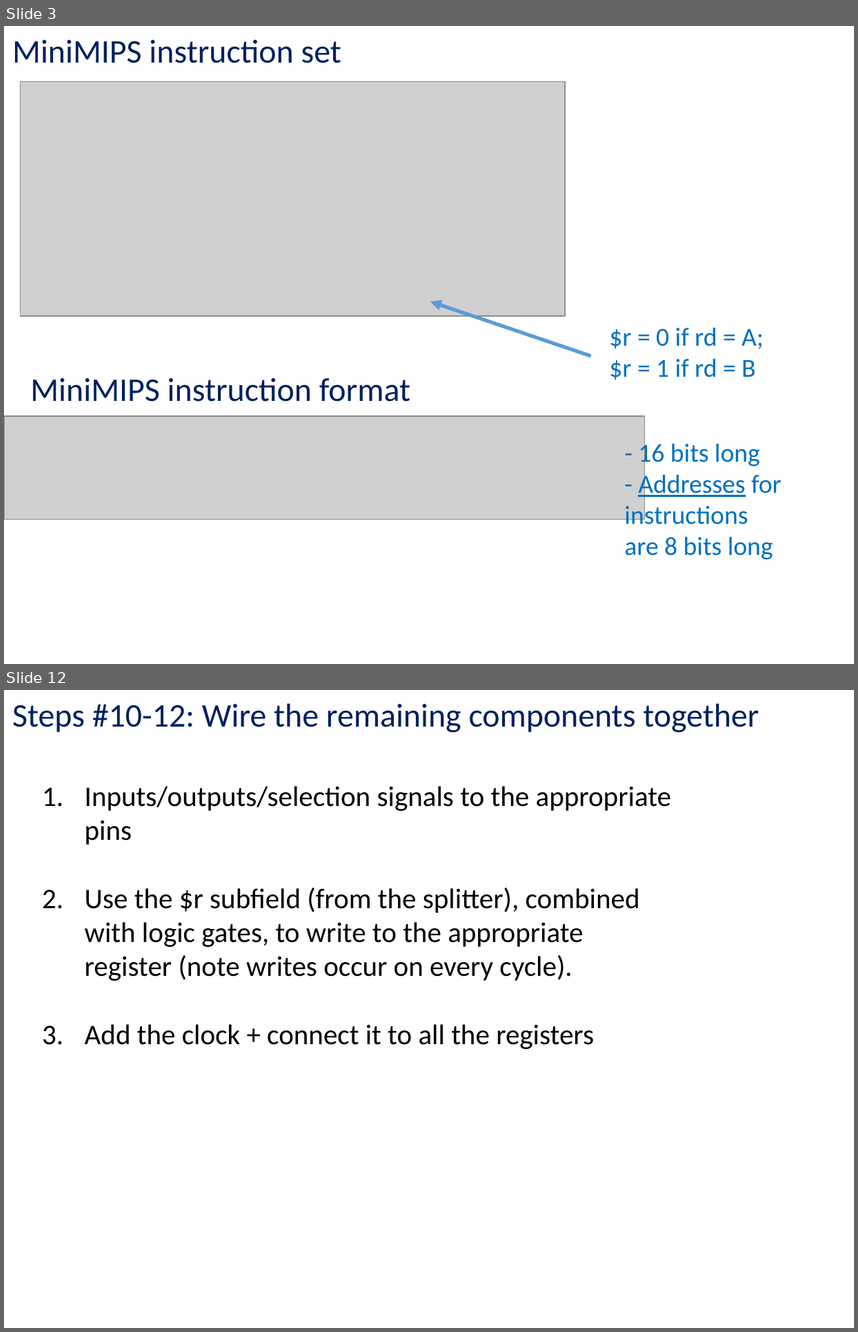
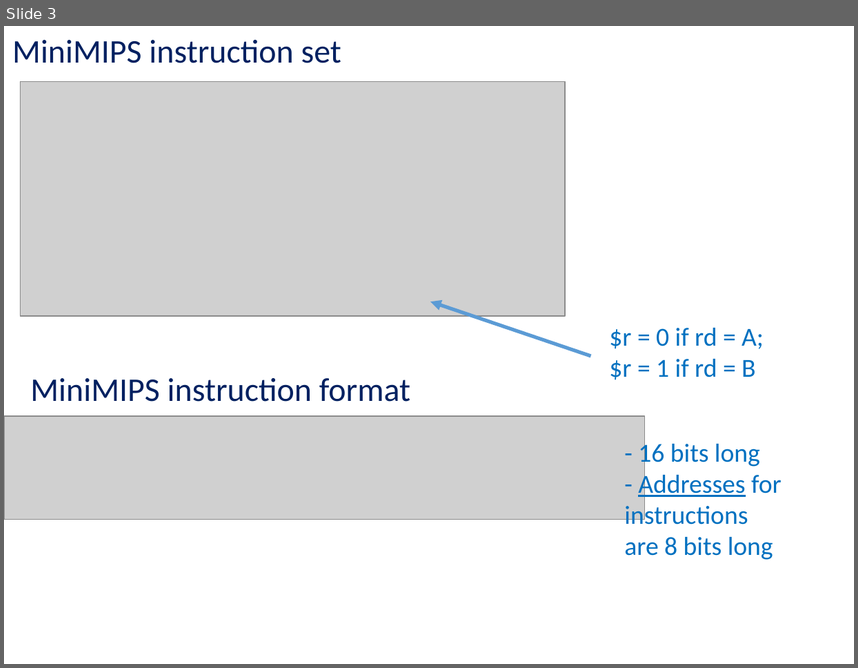
Before and after one commit to kc13/CS447TK, a slide deck: cs447tk_rec_lab10_apr2.pptx. Shown one above the other, each under a label of ours: slides 3 and 12 before the commit, slide 3 after it; the slides between them are not shown. The pictures are 858x1332 and 858x668 pixels, drawn with LibreOffice and Linux fonts; fonts in the diff are those of the drawing; grey boxes stand for pictures. Boxes give left, top, right and bottom in pixels: in the first picture for what was removed or moved away, otherwise in the second. Text is boxed around its words. In the diff, an @@ line names an element or a change of style, - is before the commit and + after.

```diff
--- a/cs447tk_rec_lab10_apr2.pptx
+++ b/cs447tk_rec_lab10_apr2.pptx
@@ slide 12 removed at <box>4,690,854,1328</box>, background #FFFFFF @@
@@ text removed at <box>12,703,759,733</box> @@
-Steps #10-12: Wire the remaining components together
@@ text removed at <box>85,786,671,1049</box> @@
-1. Inputs/outputs/selection signals to the appropriate pins
-2. Use the $r subfield (from the splitter), combined with logic gates, to write to the appropriate register (note writes occur on every cycle).
-3. Add the clock + connect it to all the registers
```
Also in this commit, not shown: 4 slides changed, 6 other slides removed.
